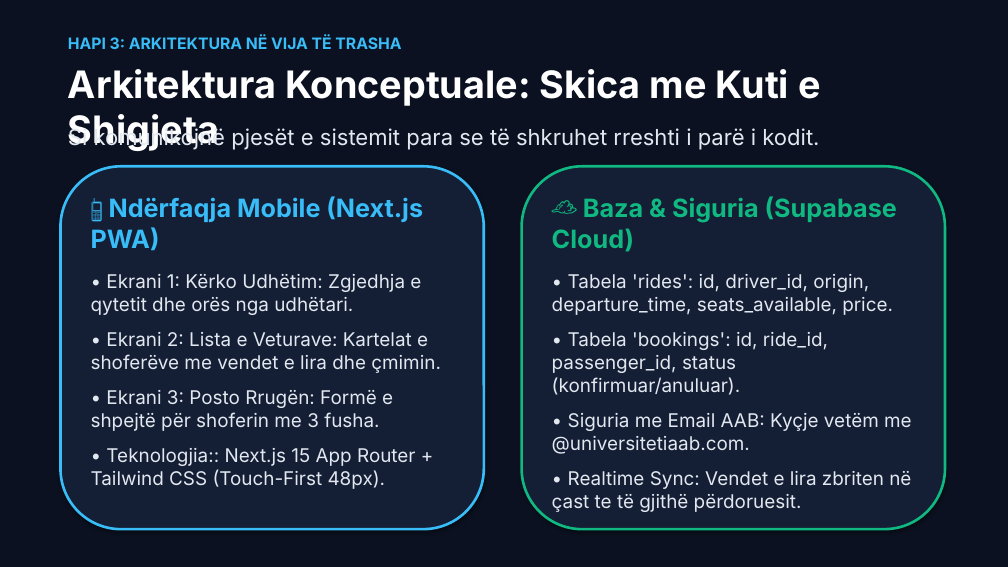
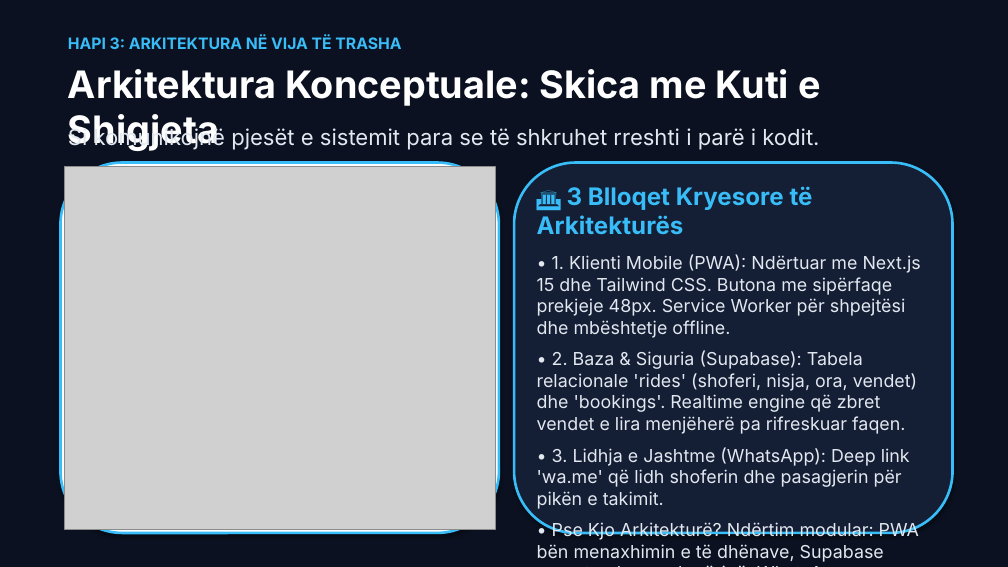
Before and after one commit to arbenl/arbenl.github.io, a slide deck: slide 5 of Jave1_Hyrje_Nextjs_PWA_Copilot_2026.pptx. Drawn at 1008x567 pixels with LibreOffice and Linux fonts; fonts in the diff are those of the drawing; grey boxes stand for pictures. Boxes give left, top, right and bottom in pixels: in the first picture for what was removed or moved away, otherwise in the second. Text is boxed around its words. In the diff, an @@ line names an element or a change of style, - is before the commit and + after.

```diff
--- a/Jave1_Hyrje_Nextjs_PWA_Copilot_2026.pptx
+++ b/Jave1_Hyrje_Nextjs_PWA_Copilot_2026.pptx
@@ rounded rectangle: place and size @@
-rounded rectangle at <box>60,166,484,529</box>
+rounded rectangle at <box>60,163,499,533</box>
@@ rounded rectangle at <box>60,163,499,533</box>: fill #141E34 to #FFFFFF @@
@@ picture added at <box>64,166,495,529</box> @@
@@ rounded rectangle: place and size @@
-rounded rectangle at <box>522,166,945,529</box>
+rounded rectangle at <box>514,163,953,533</box>
@@ rounded rectangle at <box>514,163,953,533</box>: outline #10B981 2.5 pt to #38BDF8 2.5 pt @@
@@ text removed at <box>91,196,441,489</box> @@
-📱 Ndërfaqja Mobile (Next.js PWA)
-• Ekrani 1: Kërko Udhëtim: Zgjedhja e qytetit dhe orës nga udhëtari.
-• Ekrani 2: Lista e Veturave: Kartelat e shoferëve me vendet e lira dhe çmimin.
-• Ekrani 3: Posto Rrugën: Formë e shpejtë për shoferin me 3 fusha.
-• Teknologjia:: Next.js 15 App Router + Tailwind CSS (Touch-First 48px).
@@ text at <box>537,186,921,562</box>: text changed; size 18 to 17 pt @@
-☁️ Baza & Siguria (Supabase Cloud)
-• Tabela 'rides': id, driver_id, origin, departure_time, seats_available, price.
-• Tabela 'bookings': id, ride_id, passenger_id, status (konfirmuar/anuluar).
-• Siguria me Email AAB: Kyçje vetëm me @universitetiaab.com.
-• Realtime Sync: Vendet e lira zbriten në çast te të gjithë përdoruesit.
+🏛️ 3 Blloqet Kryesore të Arkitekturës
+• 1. Klienti Mobile (PWA): Ndërtuar me Next.js 15 dhe Tailwind CSS. Butona me sipërfaqe prekjeje 48px. Service Worker për shpejtësi dhe mbështetje offline.
+• 2. Baza & Siguria (Supabase): Tabela relacionale 'rides' (shoferi, nisja, ora, vendet) dhe 'bookings'. Realtime engine që zbret vendet e lira menjëherë pa rifreskuar faqen.
+• 3. Lidhja e Jashtme (WhatsApp): Deep link 'wa.me' që lidh shoferin dhe pasagjerin për pikën e takimit.
+• Pse Kjo Arkitekturë? Ndërtim modular: PWA bën menaxhimin e të dhënave, Supabase garanton besueshmërinë, WhatsApp koordinimin live!
```
Also in this commit, not shown: 3 other slides changed, 8 other files.
